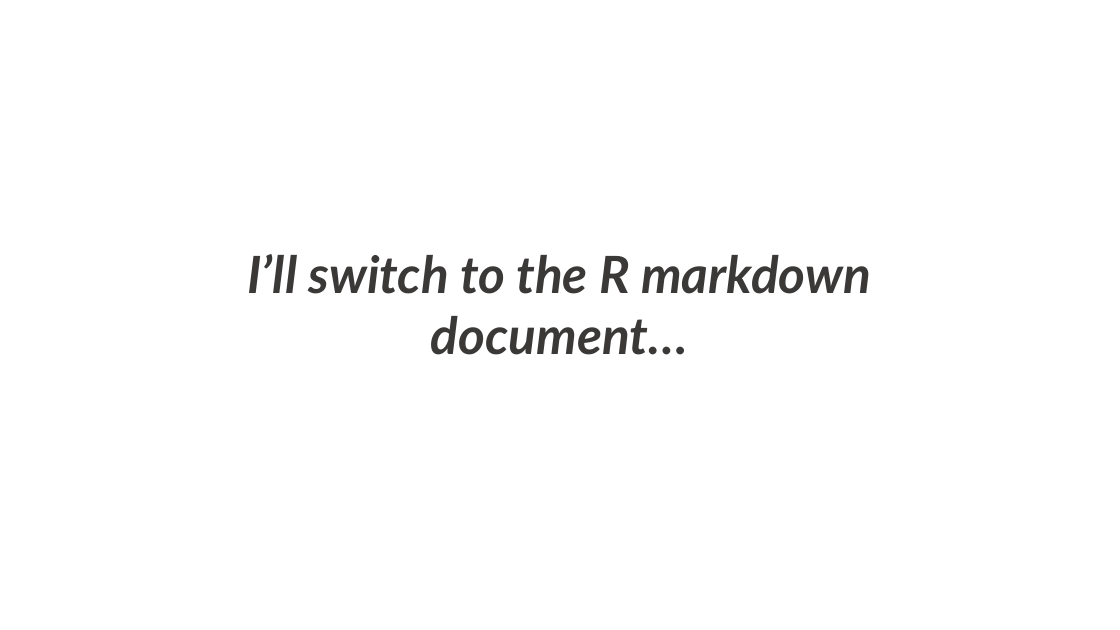
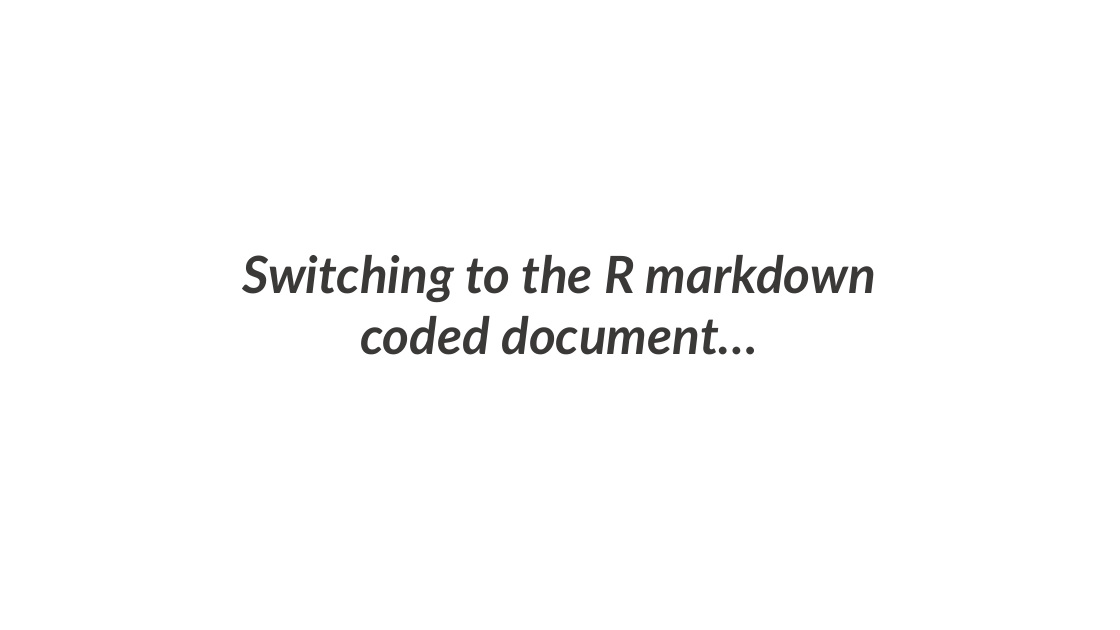
Before and after one commit to sam-a-lee/mmid_ggplot_workship, a slide deck: slide 4 of 2022-01-10_MMID_slides.pptx (slide 8 before the commit). Drawn at 1120x630 pixels with LibreOffice and Linux fonts; fonts in the diff are those of the drawing. Boxes give left, top, right and bottom in pixels: in the first picture for what was removed or moved away, otherwise in the second. Text is boxed around its words. In the diff, an @@ line names an element or a change of style, - is before the commit and + after.

```diff
--- a/2022-01-10_MMID_slides.pptx
+++ b/2022-01-10_MMID_slides.pptx
@@ text at bbox=[242, 255, 876, 355]: text changed @@
-I’ll switch to the R markdown document…
+Switching to the R markdown coded document…
```
Also in this commit, not shown: 1 other slide changed, 4 slides removed.
